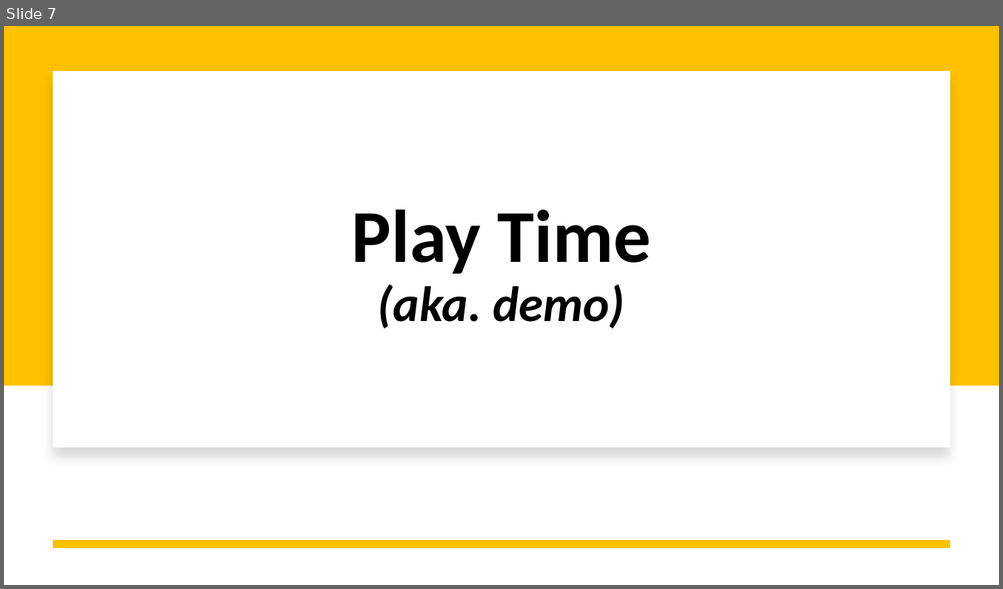
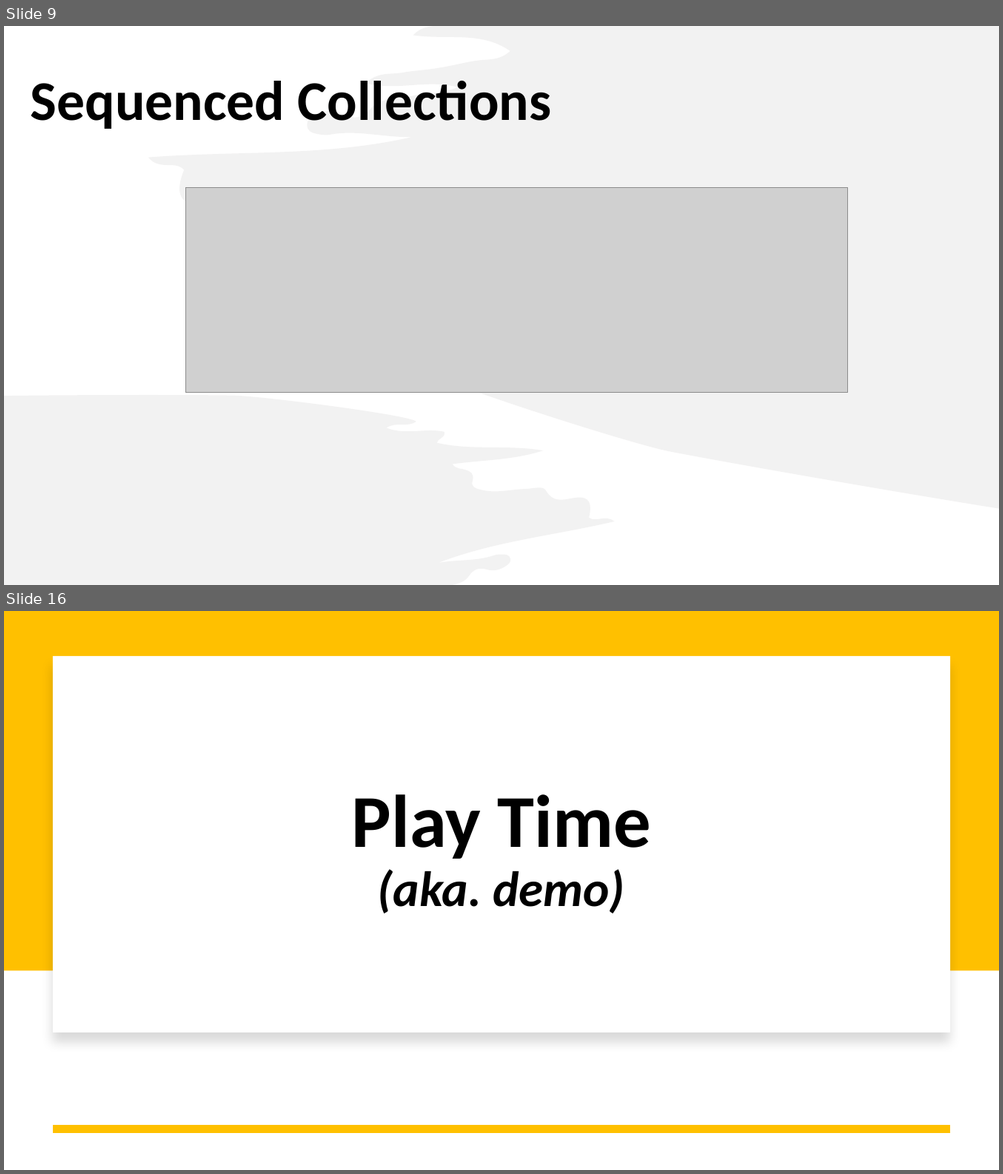
Before and after one commit to iuliana/jdk21-parent-project, a slide deck: Java21-Presentation.pptx. Shown one above the other, each under a label of ours: slide 7 before the commit, slides 9 and 16 after it; the slides between them are not shown. The pictures are 1003x589 and 1003x1174 pixels, drawn with LibreOffice and Linux fonts; fonts in the diff are those of the drawing; grey boxes stand for pictures. Boxes give left, top, right and bottom in pixels: in the first picture for what was removed or moved away, otherwise in the second. Text is boxed around its words. In the diff, an @@ line names an element or a change of style, - is before the commit and + after.

```diff
--- a/Java21-Presentation.pptx
+++ b/Java21-Presentation.pptx
@@ slide 9 added at [4, 26, 999, 585], background #FFFFFF @@
@@ freeform shape added at [148, 26, 999, 508], fill #E7E6E6 at 50% opacity @@
@@ title added at [31, 81, 552, 129], 54 pt, text #000000, bold @@
+Sequenced Collections
@@ picture added at [185, 188, 847, 393] @@
@@ freeform shape added at [4, 304, 620, 585], fill #E7E6E6 at 50% opacity @@
@@ what was slide 7 is now slide 16 @@
```
Also in this commit, not shown: 4 slides changed, 7 other slides added, 22 other files.
